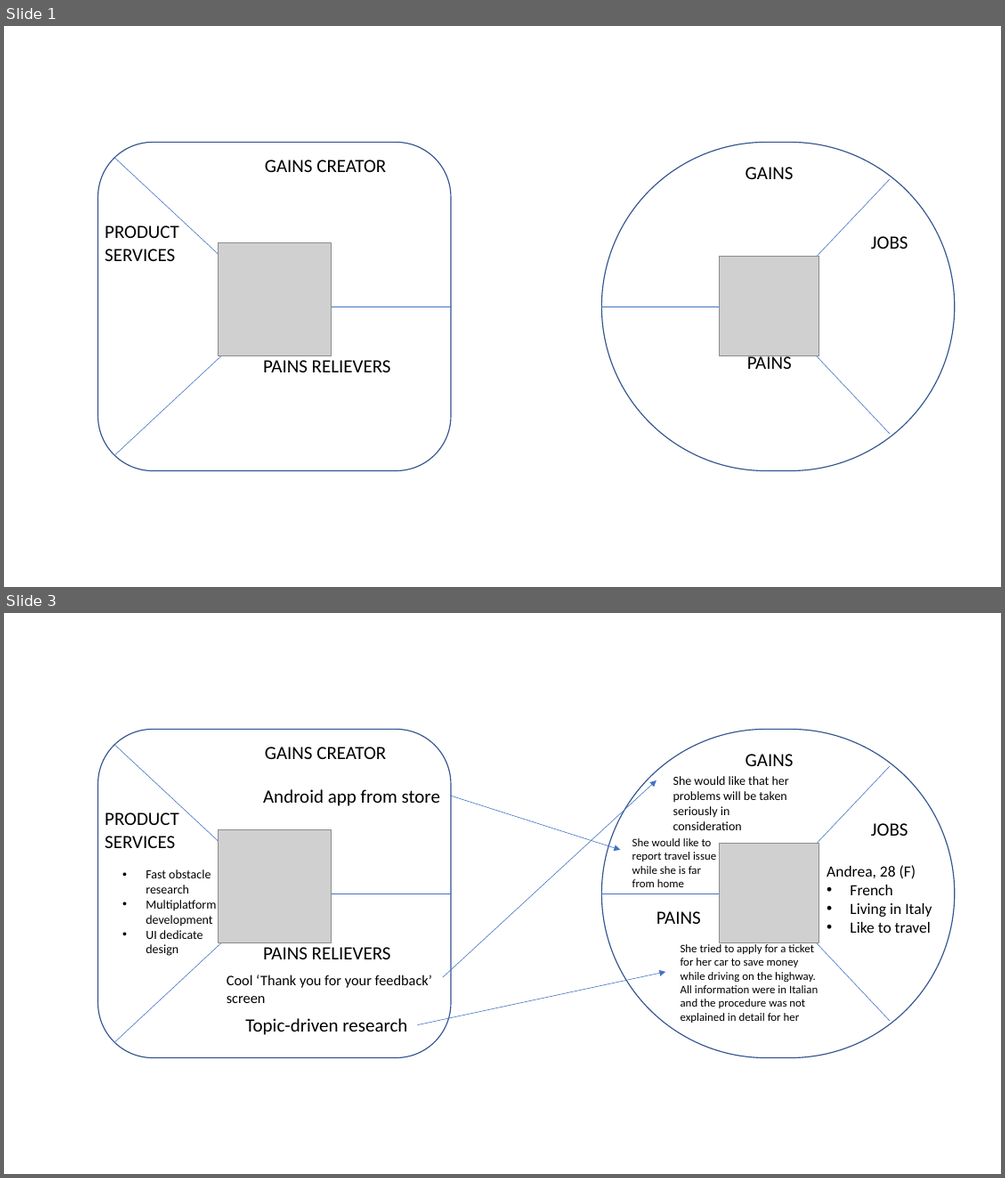
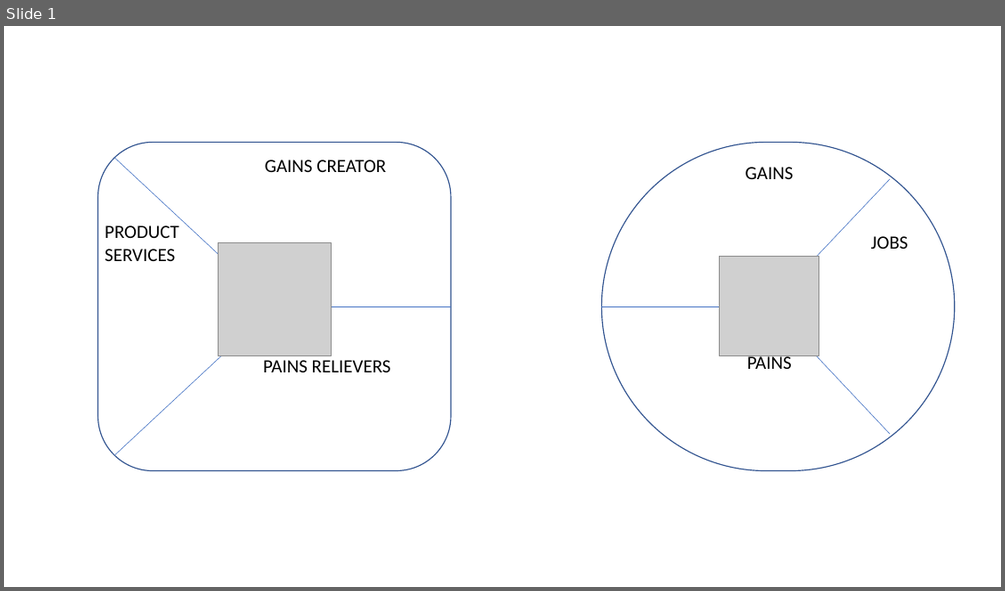
Before and after one commit to gatewayhackaton/brussels-challenge, a slide deck: docs/ValuePropositionCanvas.pptx. Shown one above the other, each under a label of ours: slides 1 and 3 before the commit, slide 1 after it; the slides between them are not shown. The pictures are 1005x1178 and 1005x591 pixels, drawn with LibreOffice and Linux fonts; fonts in the diff are those of the drawing; grey boxes stand for pictures. Boxes give left, top, right and bottom in pixels: in the first picture for what was removed or moved away, otherwise in the second. Text is boxed around its words. In the diff, an @@ line names an element or a change of style, - is before the commit and + after.

```diff
--- a/docs/ValuePropositionCanvas.pptx
+++ b/docs/ValuePropositionCanvas.pptx
@@ slide 3 removed at [4, 613, 1001, 1174], background #FFFFFF @@
@@ rounded rectangle removed at [98, 729, 451, 1057] @@
@@ line removed from (275, 893) to (114, 745) @@
@@ rounded rectangle removed at [601, 729, 955, 1057] @@
@@ text removed at [265, 747, 386, 759] @@
-GAINS CREATOR
@@ text removed at [745, 754, 793, 766] @@
-GAINS
@@ line removed from (769, 893) to (890, 766) @@
@@ text removed at [263, 789, 440, 806] @@
-Android app from store
@@ arrow removed from (443, 977) to (656, 780) @@
@@ arrow removed from (451, 795) to (620, 850) @@
@@ text removed at [673, 776, 789, 830] @@
-She would like that her problems will be taken seriously in consideration
@@ text removed at [105, 812, 179, 848] @@
-PRODUCT
-SERVICES
@@ text removed at [871, 823, 908, 835] @@
-JOBS
@@ picture removed at [218, 830, 331, 943] @@
@@ text removed at [632, 838, 716, 887] @@
-She would like to report travel issue while she is far from home
@@ picture removed at [720, 844, 820, 943] @@
@@ text removed at [146, 869, 216, 956] @@
-• Fast obstacle research
-• Multiplatform development
-• UI dedicate design
@@ text removed at [826, 865, 931, 933] @@
-Andrea, 28 (F)
-• French
-• Living in Italy
-• Like to travel
@@ line removed from (275, 893) to (115, 1041) @@
@@ line removed from (275, 893) to (451, 893) @@
@@ line removed from (769, 893) to (601, 893) @@
@@ line removed from (769, 893) to (890, 1021) @@
@@ text removed at [656, 911, 701, 924] @@
-PAINS
@@ text removed at [263, 947, 391, 959] @@
-PAINS RELIEVERS
@@ text removed at [680, 942, 817, 1022] @@
-She tried to apply for a ticket for her car to save money while driving on the highway. All information were in Italian and the procedure was not explained in detail for her
@@ text removed at [226, 974, 432, 1003] @@
-Cool ‘Thank you for your feedback’ screen
@@ arrow removed from (418, 1025) to (666, 972) @@
@@ text removed at [245, 1018, 407, 1035] @@
-Topic-driven research
```
Also in this commit, not shown: 1 slide changed, 1 slide added.
